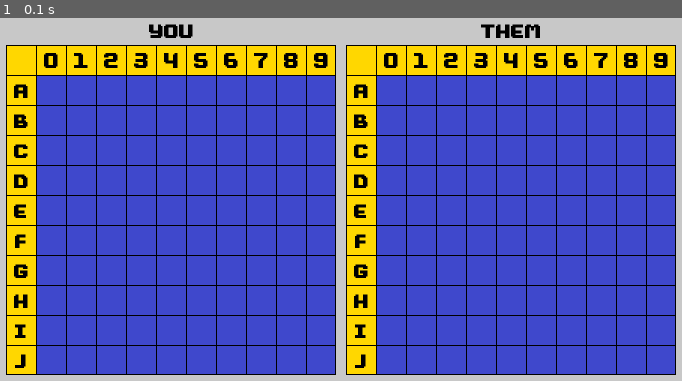
Above: before the commit, frame 1.
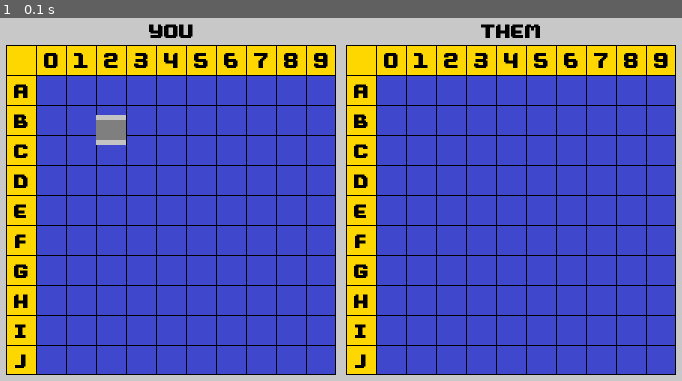
Above: after the commit, the same moment.

Repository: m197056/my_battleship
Game: pygame game, started from main.py
The game is run twice, just before and just after one commit, with the same random seed, the same clock (stepped at 60 frames per second) and the same inputs.
Inputs:
- Up to frame 1 (0.1 s): no input

The runs differ from the first frame. In frame 1, 0.4% of the frame differs, in the area x 14-19%, y 26-35%.

Commit message:
Initial Ship Placement

Diff:
--- a/human.py
+++ b/human.py
@@ -1,5 +1,5 @@
 
-import ship, game_board, sprites
+import ship, game_board, sprites, random
 from typing import List, Tuple
 
 
@@ -14,7 +14,7 @@
         self._my_misses: List[Tuple[int, int]] = []
         # list of (row,col) coordinates for hits
         self._my_hit: List[Tuple[int, int]] = []
-        # list of ship objects for sunken ships
+        # list of ship objects for opponents' sunken ships
         self._sunk_ships = []
         # list of (row,col) coordinates for their misses
         self._their_misses: List[Tuple[int, int]] = []
--- a/main.py
+++ b/main.py
@@ -56,6 +56,7 @@
     themTextRect.centerx = (2 * PADDING) + (NBLOCKS * BLOCK_SIZE) + (NBLOCKS * BLOCK_SIZE // 2)
     themTextRect.centery = TOP_MARGIN // 2
     screen.blit(themText, themTextRect)
+
     # --------- END YOUR CODE ------------
 
     # create a human player
@@ -66,6 +67,7 @@
     # place the board on the screen
     their_board.draw(screen)
     my_board.draw(screen)
+    screen.blit(sprites.ship_horizontal, (100, 100))
 
     while True:
         # wait for user to click 'X' button
--- a/sprites.py
+++ b/sprites.py
@@ -28,12 +28,24 @@
 # --------- BEGIN YOUR CODE ----------
 
 # ---ship_left (30x30)---
+ship_left = pygame.Surface((30, 30))
+ship_left.blit(sprite_sheet, (0, 0), pygame.Rect(31, 0, 30, 30))
+sprites.append(ship_left)
 
 # ---ship_bottom (30x30)---
+ship_bottom = pygame.Surface((30, 30))
+ship_bottom.blit(sprite_sheet, (0, 0), pygame.Rect(62, 0, 30, 30))
+sprites.append(ship_bottom)
 
 # ---ship_right (30x30)---
+ship_right = pygame.Surface((30, 30))
+ship_right.blit(sprite_sheet, (0, 0), pygame.Rect(93, 0, 30, 30))
+sprites.append(ship_right)
 
 # ---ship_horizontal (30x30)---
+ship_horizontal = pygame.Surface((30, 30))
+ship_horizontal.blit(sprite_sheet, (0, 0), pygame.Rect(0, 31, 30, 30))
+sprites.append(ship_horizontal)
 
 # ---ship_vertical (30x30)---
 
